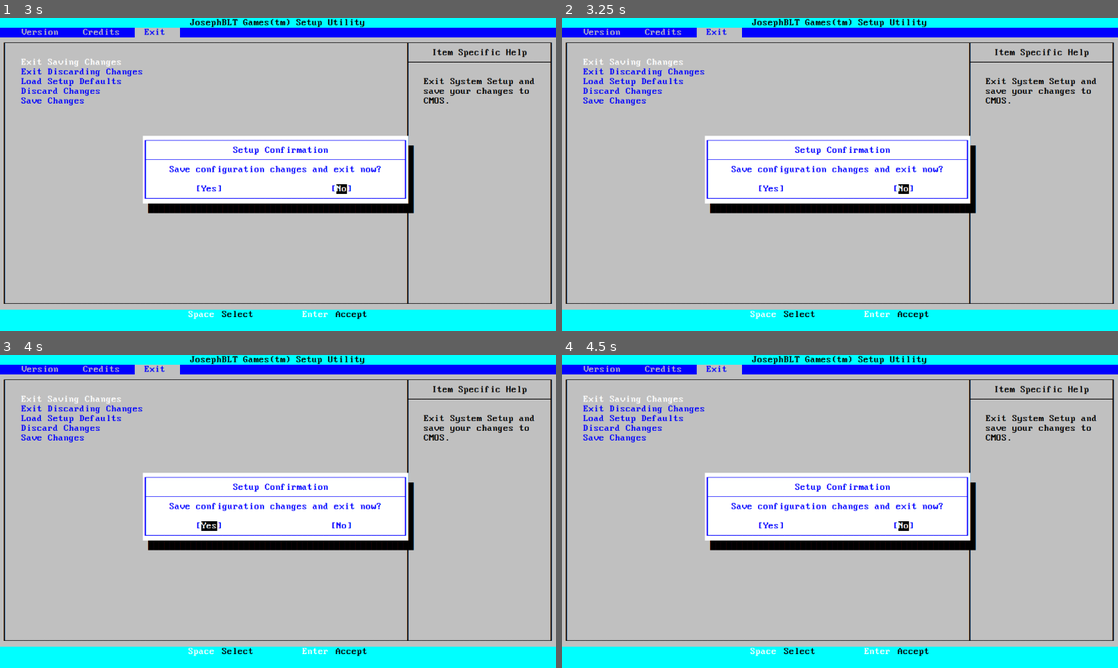
Above: before the commit, frames 1-4 (two rows, left to right).
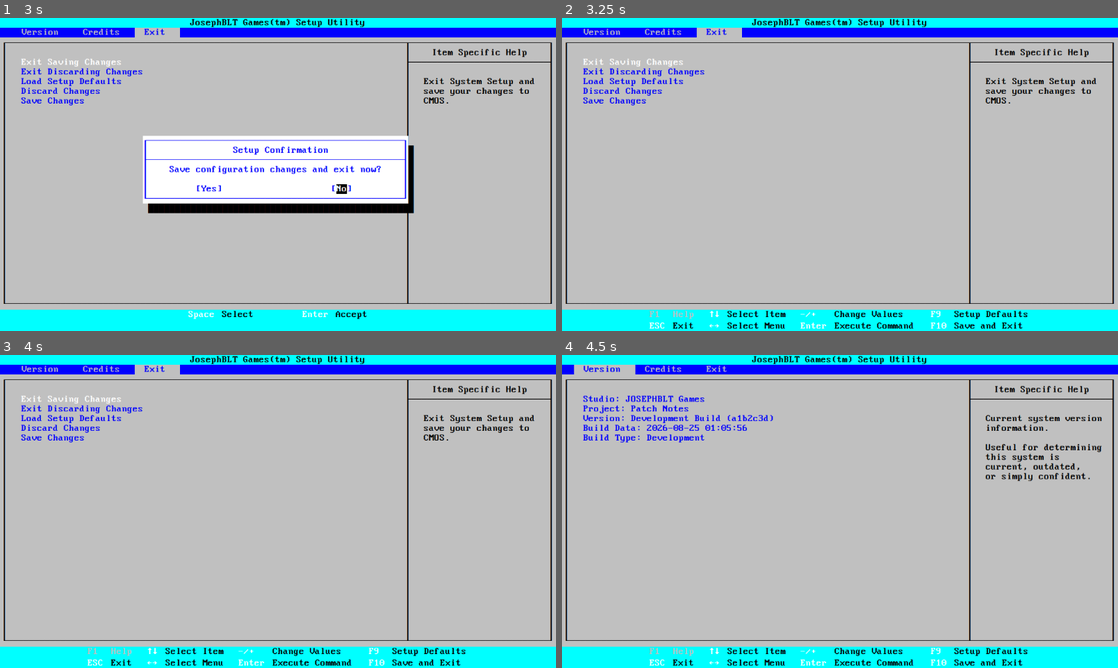
Above: after the commit, the same moments.

Repository: Josephblt/patch-notes
Game: Godot game, scene res://scenes/startup.tscn
Same seed, same stepped clock (60 frames per second), same inputs: the game is played once before the commit and once after it.
Inputs:
- Up to frame 1 (3 s): tap Enter (bios_accept) at 0.5, 1.55, 2 s; hold Enter (bios_accept) 0.53-1.28 s; hold F9 (bios_setup_defaults) 0.53-2.03 s; tap Space (bios_select) at 0.8, 1.35, 2.3, 2.85 s; hold Enter (bios_accept) 2.03-2.78 s; hold Left (bios_left) from 2.03 s (still down)
- Up to frame 2 (3.25 s): keep holding Left (bios_left); tap Enter (bios_accept) at 3.05 s
- Up to frame 3 (4 s): tap Enter (bios_accept) at 3.5 s; release Left (bios_left) at 3.53 s; hold Down (bios_down) from 3.53 s (still down); hold Enter (bios_accept) from 3.53 s (still down); tap Space (bios_select) at 3.8 s
- Up to frame 4 (4.5 s): release Down (bios_down) at 4.28 s; release Enter (bios_accept) at 4.28 s; hold Right (bios_right) from 4.28 s (still down); tap Space (bios_select) at 4.35 s

Frame 1 is identical in both runs. In frame 2, 13% of the frame differs, in the area x 15-84%, y 37-100%; in frame 3, 13%; in frame 4, 17%, in the area x 2-98%, y 3-100%.

Commit message:
Fix BIOS dialog input handling

Diff:
--- a/src/scripts/scenes/bios/credits.gd
+++ b/src/scripts/scenes/bios/credits.gd
@@ -28,7 +28,7 @@
 	_credits_hidden_lines = _credits_lines.size() - _credits_visible_lines
 
 
-func _select_item(direction: int) -> void:
+func _select_item(direction: int) -> bool:
 	_current_credits_position += direction
 	_current_credits_position = clamp(_current_credits_position, 0, _credits_hidden_lines)
 
@@ -54,3 +54,4 @@
 
 	_bottom_credits_line.visible = bottom == _credits_lines.size() - 1
 	_bottom_credits_line_arrow.visible = bottom < _credits_lines.size() - 1
+	return true
--- a/src/scripts/scenes/bios/dialogs/dialog.gd
+++ b/src/scripts/scenes/bios/dialogs/dialog.gd
@@ -22,14 +22,16 @@
 var _current_option: DialogOptions = DialogOptions.NO
 
 
-func _select() -> void:
+func _select() -> bool:
 	_current_option = posmod(int(_current_option) + 1, DialogOptions.size()) as DialogOptions
 	_update_option(_current_option)
+	return true
 
 
-func _accept() -> void:
+func _accept() -> bool:
 	deactivate()
 	emit_signal("dialog_closed", _current_option)
+	return true
 
 
 func _update_option(option: DialogOptions) -> void:
--- a/src/scripts/scenes/bios/exit.gd
+++ b/src/scripts/scenes/bios/exit.gd
@@ -28,13 +28,14 @@
 var _current_exit_option: ExitOptions = ExitOptions.EXIT_SAVING
 
 
-func _select_item(direction: int) -> void:
+func _select_item(direction: int) -> bool:
 	_current_exit_option = posmod(int(_current_exit_option) + direction, ExitOptions.size()) as ExitOptions
 	_update_selection(_current_exit_option)
 	_update_help_lines(_current_exit_option)
+	return true
 
 
-func _execute_command() -> void:
+func _execute_command() -> bool:
 	match _current_exit_option:
 		ExitOptions.EXIT_SAVING:
 			_bios.open_exit_saving_dialog()
@@ -46,6 +47,7 @@
 			_bios.open_discard_changes_dialog()
 		ExitOptions.SAVE:
 			_bios.open_save_changes_dialog()
+	return true
 
 
 func _update_selection(exit_option: ExitOptions) -> void:
--- a/src/scripts/scenes/bios/item.gd
+++ b/src/scripts/scenes/bios/item.gd
@@ -12,67 +12,82 @@
 	if not visible:
 		return
 
-
-	if event.is_action_pressed("bios_exit"):
-		_exit()
-	if event.is_action_pressed("bios_left"):
-		_select_menu(-1)
-	if event.is_action_pressed("bios_right"):
-		_select_menu(1)
-	if event.is_action_pressed("bios_up"):
-		_select_item(-1)
-	if event.is_action_pressed("bios_down"):
-		_select_item(1)
-	if event.is_action_pressed("bios_subtract"):
-		_change_value(-1)
-	if event.is_action_pressed("bios_add"):
-		_change_value(1)
-	if event.is_action_pressed("bios_execute_command"):
-		_execute_command()
-	if event.is_action_pressed("bios_select"):
-		_select()
-	if event.is_action_pressed("bios_accept"):
-		_accept()
-	if event.is_action_pressed("bios_setup_defaults"):
-		_setup_defaults()
-	if event.is_action_pressed("bios_save_exit"):
-		_save_exit()
+	if event.is_action_pressed("bios_exit") and _exit():
+		_accept_event()
+		return
+	if event.is_action_pressed("bios_left") and _select_menu(-1):
+		_accept_event()
+		return
+	if event.is_action_pressed("bios_right") and _select_menu(1):
+		_accept_event()
+		return
+	if event.is_action_pressed("bios_up") and _select_item(-1):
+		_accept_event()
+		return
+	if event.is_action_pressed("bios_down") and _select_item(1):
+		_accept_event()
+		return
+	if event.is_action_pressed("bios_subtract") and _change_value(-1):
+		_accept_event()
+		return
+	if event.is_action_pressed("bios_add") and _change_value(1):
+		_accept_event()
+		return
+	if event.is_action_pressed("bios_execute_command") and _execute_command():
+		_accept_event()
+		return
+	if event.is_action_pressed("bios_select") and _select():
+		_accept_event()
+		return
+	if event.is_action_pressed("bios_accept") and _accept():
+		_accept_event()
+		return
+	if event.is_action_pressed("bios_setup_defaults") and _setup_defaults():
+		_accept_event()
+		return
+	if event.is_action_pressed("bios_save_exit") and _save_exit():
+		_accept_event()
+		return
 
 
-func _exit() -> void:
-	pass
+func _accept_event() -> void:
+	get_viewport().set_input_as_handled()
 
 
-func _select_menu(_direction: int) -> void:
-	pass
+func _exit() -> bool:
+	return false
 
 
-func _select_item(_direction: int) -> void:
-	pass
+func _select_menu(_direction: int) -> bool:
+	return false
 
 
-func _change_value(_direction: int) -> void:
-	pass
+func _select_item(_direction: int) -> bool:
+	return false
 
 
-func _execute_command() -> void:
-	pass
+func _change_value(_direction: int) -> bool:
+	return false
 
 
-func _setup_defaults() -> void:
-	pass
+func _execute_command() -> bool:
+	return false
 
 
-func _save_exit() -> void:
-	pass
+func _setup_defaults() -> bool:
+	return false
 
 
-func _select() -> void:
-	pass
+func _save_exit() -> bool:
+	return false
 
 
-func _accept() -> void:
-	pass
+func _select() -> bool:
+	return false
+
+
+func _accept() -> bool:
+	return false
 
 
 func activate() -> void:
--- a/src/scripts/scenes/bios/menu.gd
+++ b/src/scripts/scenes/bios/menu.gd
@@ -27,7 +27,7 @@
 var _current_menu: Menus = Menus.VERSION
 
 
-func _select_menu(direction: int) -> void:
+func _select_menu(direction: int) -> bool:
 	_current_menu = posmod(int(_current_menu) + direction, Menus.size()) as Menus
 	emit_signal("menu_changed", _current_menu)
 
@@ -44,6 +44,7 @@
 			_unhilight(_version_panel_container, _version_label)
 			_unhilight(_credits_panel_container, _credits_label)
 			_highlight(_exit_panel_container, _exit_label)
+	return true
 
 
 func _highlight(panel_container: PanelContainer, label: Label) -> void:
--- a/src/scripts/scenes/bios/normal_keys.gd
+++ b/src/scripts/scenes/bios/normal_keys.gd
@@ -5,13 +5,16 @@
 @export var _bios_scene: BiosScene = get_parent() as BiosScene
 
 
-func _exit() -> void:
+func _exit() -> bool:
 	_bios_scene.open_exit_discarding_dialog()
+	return true
 
 
-func _setup_defaults() -> void:
+func _setup_defaults() -> bool:
 	_bios_scene.open_load_setup_defaults_dialog()
+	return true
 
 
-func _save_exit() -> void:
+func _save_exit() -> bool:
 	_bios_scene.open_exit_saving_dialog()
+	return true
